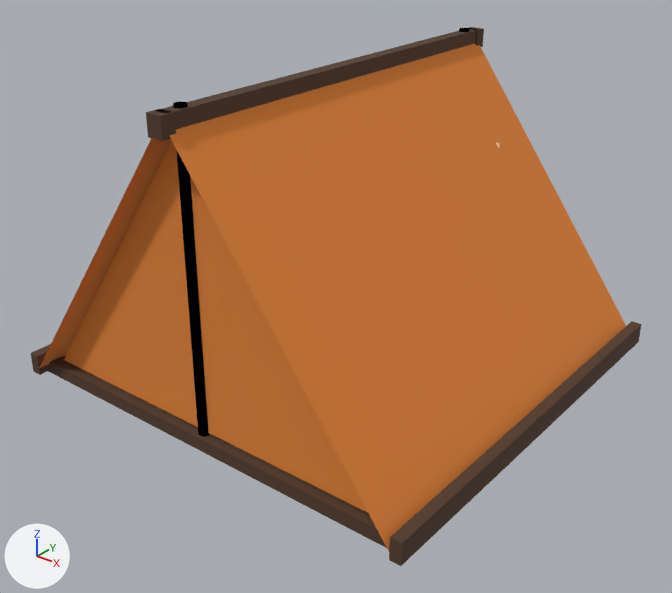
Two versions of the glTF model public/models/tent.glb, one commit apart.
The view is the same before and after, from a 50 mm camera at (3.9, -4.98, 3.6) aimed at (0.04, -0.15, 0.6). Every picture has the same lights, and +X, +Y and +Z are marked at lower left. The picture after the commit comes second. Vertices at exactly the same position are counted once.

Objects in the first picture: 'Tent_Body', 'Tent_Poles'.
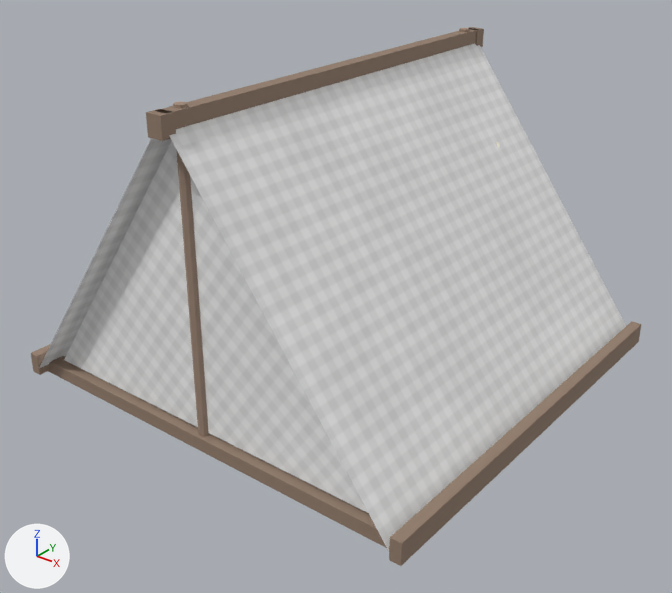
The change, as a list of edits to the scene's bpy script:
```text
Add img_canvas_rough:
    img_canvas_rough = load_image('canvas_rough', '_unpacked/canvas_rough', 256, 256, 'Non-Color')
Add img_canvas_albedo:
    img_canvas_albedo = load_image('canvas_albedo', '_unpacked/canvas_albedo', 512, 512, 'sRGB')
Change mat_m_tentorange:
    remove # nodes: BsdfPrincipled, Mix, OutputMaterial, VertexColor
    remove # colours: orange #f1b877, mixed with the vertex colours
    nodes: BsdfPrincipled, Math, OutputMaterial, SeparateColor, TexImage x2
    uses the picture img_canvas_albedo
    uses the picture img_canvas_rough
Change mat_m_tenttrim:
    where n0 = _N.new('ShaderNodeBsdfPrincipled'); n0.name = 'Principled BSDF'
    add n0.inputs[0].default_value = (0.29, 0.204, 0.149, 1.0)  # 'Base Color', brown #937d6c
    remove n2 = _N.new('ShaderNodeMix'); n2.name = 'Mix'
    remove n2.data_type = 'RGBA'
    remove n2.blend_type = 'MULTIPLY'
    remove n2.inputs[0].default_value = 1.0  # 'Factor'
    remove n2.inputs[7].default_value = (0.29, 0.204, 0.149, 1.0)  # 'B', brown #937d6c
    remove n3 = _N.new('ShaderNodeVertexColor'); n3.name = 'Color Attribute'
    remove _L.new(n2.outputs[2], n0.inputs[0])  # 'Result' to 'Base Color'
    remove _L.new(n3.outputs[0], n2.inputs[6])  # 'Color' to 'A'
Change mat_m_pole:
    where n0 = _N.new('ShaderNodeBsdfPrincipled'); n0.name = 'Principled BSDF'
    add n0.inputs[0].default_value = (0.353, 0.251, 0.188, 1.0)  # 'Base Color', beige #a08978
    remove n2 = _N.new('ShaderNodeMix'); n2.name = 'Mix'
    remove n2.data_type = 'RGBA'
    remove n2.blend_type = 'MULTIPLY'
    remove n2.inputs[0].default_value = 1.0  # 'Factor'
    remove n2.inputs[7].default_value = (0.353, 0.251, 0.188, 1.0)  # 'B', beige #a08978
    remove n3 = _N.new('ShaderNodeVertexColor'); n3.name = 'Color Attribute'
    remove _L.new(n2.outputs[2], n0.inputs[0])  # 'Result' to 'Base Color'
    remove _L.new(n3.outputs[0], n2.inputs[6])  # 'Color' to 'A'
Change me_tent_body:
    where me_tent_body.from_pydata(...)  # 74 vertices, 94 faces; spans x -1.69..1.69, y -1.7..1.7, z 0.0..2.28
    used by ob_tent_body; location = (0.0, 0.0, 0.0)
    me_tent_body part 1: vertex colours changed
Change me_tent_poles:
    where me_tent_poles.from_pydata(...)  # 32 vertices, 56 faces; spans x -0.04..0.04, y -1.54..1.54, z 0.0..2.3
    used by ob_tent_poles; location = (0.0, 0.0, 0.0)
    me_tent_poles part 2: vertex colours changed
```

Pixel boxes (x1, y1, x2, y2) of what changed, in the pictures (672 x 593 px):
'Tent_Body', surface changed, recoloured (orange to grey): (31, 27, 641, 566) in both
'Tent_Poles', recoloured: (173, 28, 469, 437) in both
